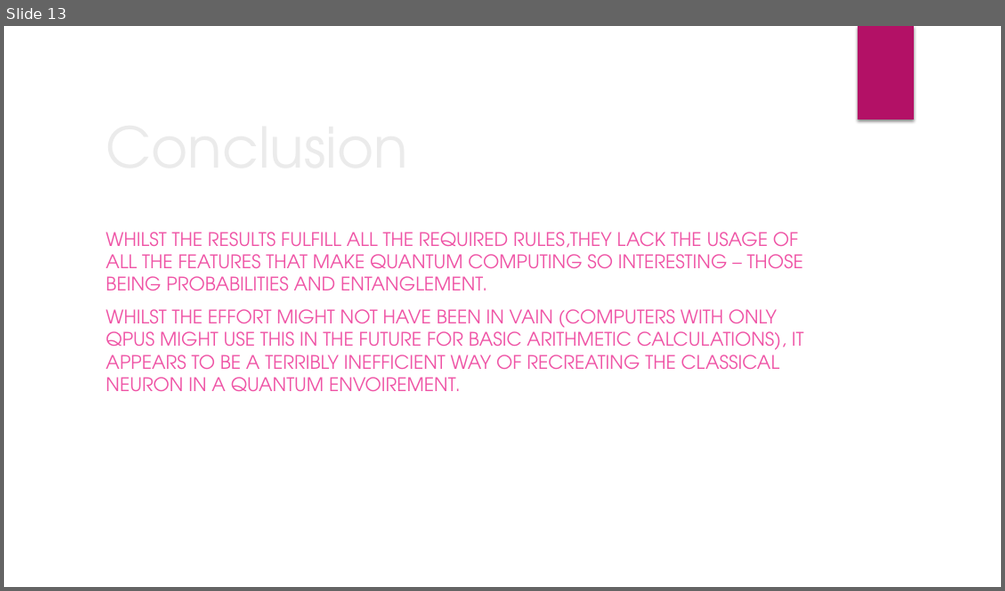
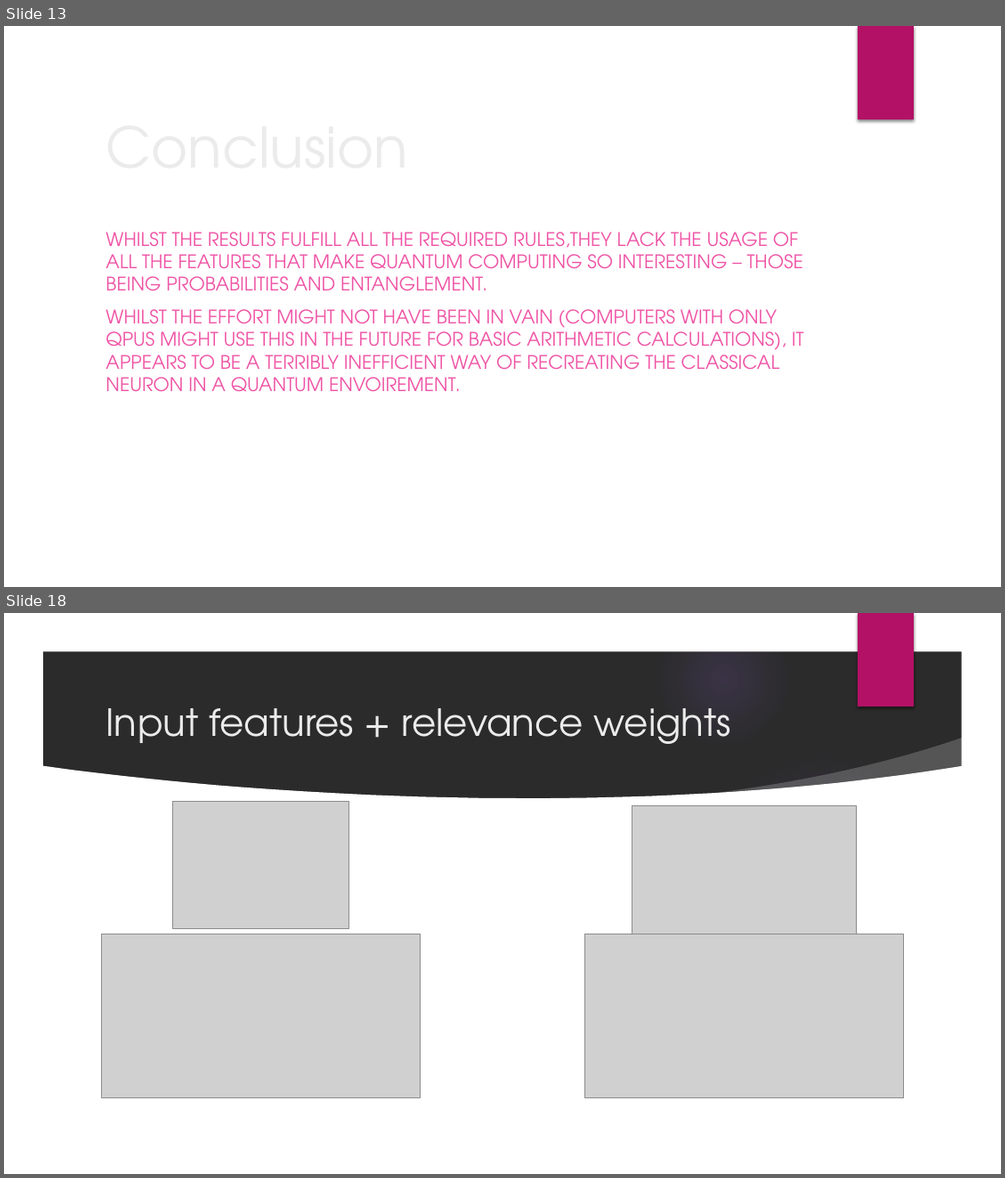
Before and after one commit to RicardoMonteiroSimoes/ZHAW_PAHS212, a slide deck: documentation/presentation.pptx. Shown one above the other, each under a label of ours: slide 13 before the commit, slides 13 and 18 after it; the slides between them are not shown. The pictures are 1005x591 and 1005x1178 pixels, drawn with LibreOffice and Linux fonts; fonts in the diff are those of the drawing; grey boxes stand for pictures; background and template pictures are left out; a plain dark background stands for a picture behind light text. Boxes give left, top, right and bottom in pixels: in the first picture for what was removed or moved away, otherwise in the second. Text is boxed around its words. In the diff, an @@ line names an element or a change of style, - is before the commit and + after.

```diff
--- a/documentation/presentation.pptx
+++ b/documentation/presentation.pptx
@@ slide 18 added at (x1=4, y1=613, x2=1001, y2=1174), background picture (left out); not listed: 1 template element that a slide beside it also shows @@
@@ group added at (x1=4, y1=613, x2=1001, y2=1174): 5 ellipses, 3 freeform shapes @@
@@ title added at (x1=105, y1=708, x2=731, y2=744), 36 pt, text #EBEBEB @@
+Input features + relevance weights
@@ picture added at (x1=172, y1=801, x2=348, y2=929) @@
@@ picture added at (x1=632, y1=806, x2=857, y2=933) @@
@@ picture added at (x1=101, y1=933, x2=420, y2=1097) @@
@@ picture added at (x1=585, y1=933, x2=904, y2=1097) @@
```
Also in this commit, not shown: 20 other slides added, 5 other files.
